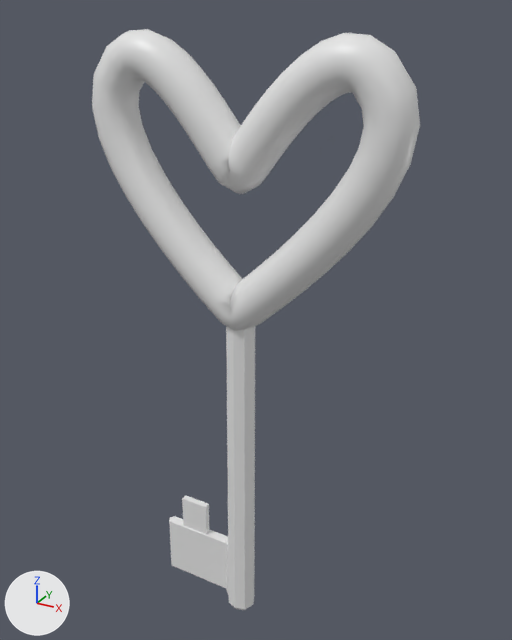
The FBX model Assets/Models/Key.fbx, before and after one commit.
One viewpoint serves both versions: a camera (50 mm lens) standing at (3.59, -6.2, 7.05) and looking at (0.04, 0.26, 3.83). Every picture has the same lights, and +X, +Y and +Z are marked at lower left. Where no turn or scale is listed for an object, it has been applied to the vertices.

The first picture shows 'BezierCircle'.
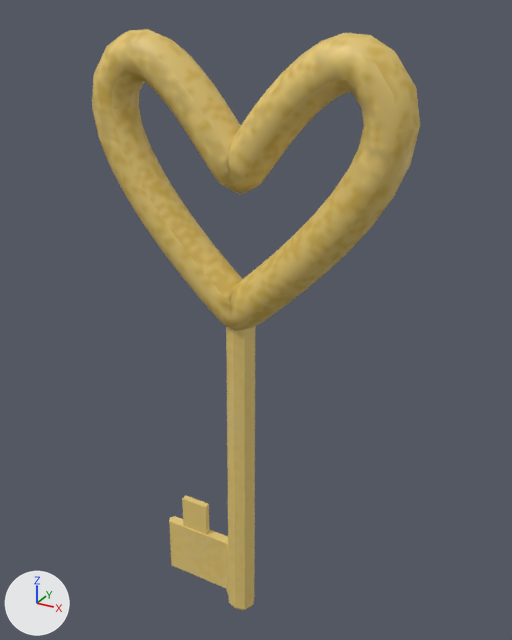
Patch to the scene script:
```diff
--- a/Assets/Models/Key.fbx.py
+++ b/Assets/Models/Key.fbx.py
@@ img_key_heartuvtxt_png @@
+img_key_heartuvtxt_png = load_image('Key.HeartUVtxt.png', '_unpacked/Key.HeartUVtxt.png', 128, 128, 'sRGB')
@@ mat_material @@
+mat_material = principled_material('Material')
+mat_material.texture = img_key_heartuvtxt_png  # with its transparency
@@ me_beziercircle @@
 me_beziercircle.from_pydata(...)  # 669 vertices, 664 faces; spans x -1.8..1.79, y -0.26..0.27, z -5.13..1.86
-me_beziercircle.materials.append(mat_heart)  # white #e7e7e7
+me_beziercircle.materials.append(mat_material)  # picture img_key_heartuvtxt_png
```

Where the change shows, as pixel boxes [x1, y1, x2, y2] in the pictures (512 x 640 px):
'BezierCircle', recoloured (grey to yellow)
    both: [92, 29, 420, 610]
